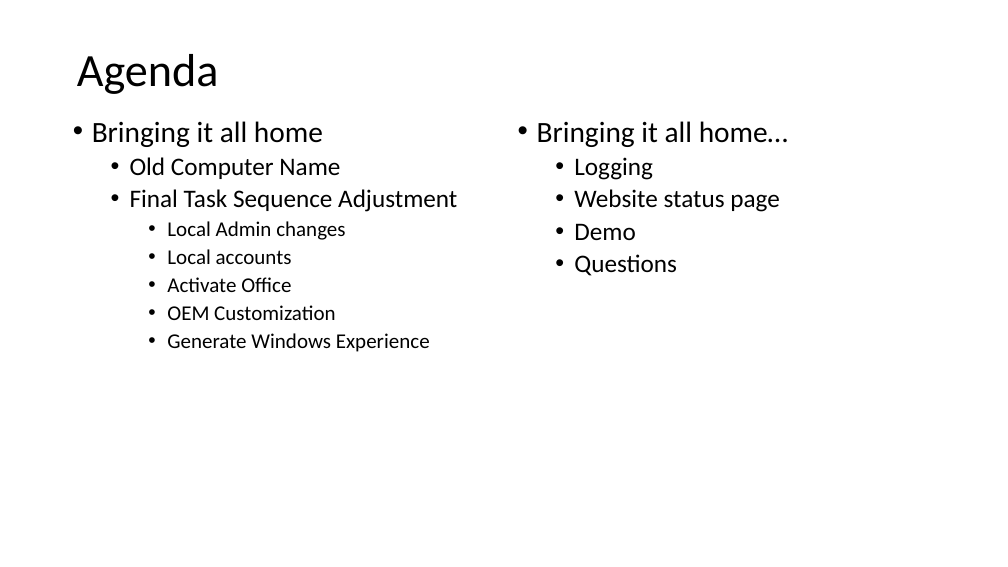
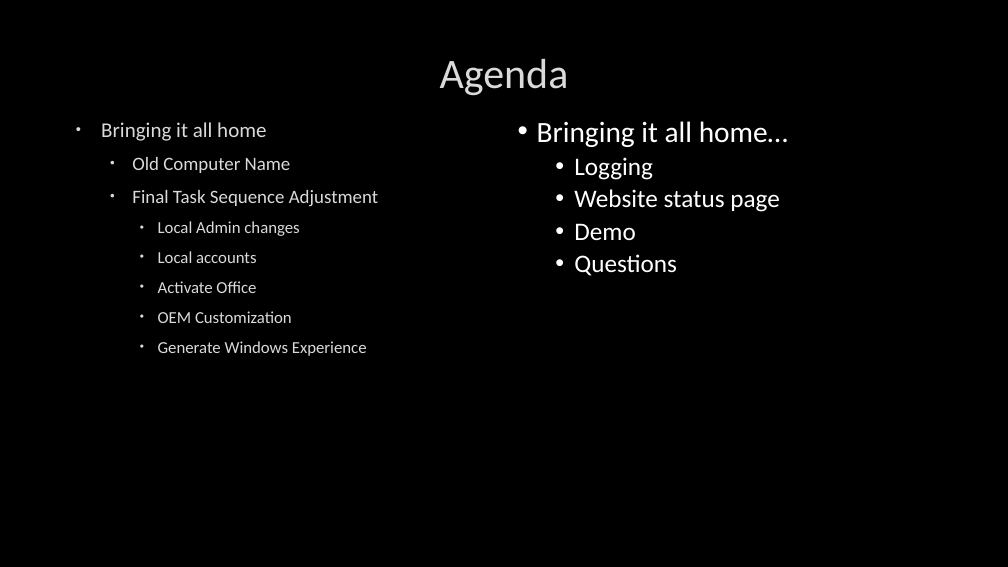
Before and after one commit to fydexx/HECC-2018, a slide deck: slide 2 of Part_02/Section03.pptx. Drawn at 1008x567 pixels with LibreOffice and Linux fonts; fonts in the diff are those of the drawing; background and template pictures are left out. Boxes give left, top, right and bottom in pixels: in the first picture for what was removed or moved away, otherwise in the second. Text is boxed around its words. In the diff, an @@ line names an element or a change of style, - is before the commit and + after.

```diff
--- a/Part_02/Section03.pptx
+++ b/Part_02/Section03.pptx
@@ background #FFFFFF to picture (left out) @@
@@ title "Agenda" at <box>440,59,569,96</box>: size 44 to 40 pt, text colour #000000 to #DADADA, letter outline none to #404040 0.75 pt; alignment left to centre; line spacing 0.9 to 1 @@
@@ text "Bringing it all home" at <box>101,122,378,356</box>: size 28 to 20 pt in "Bringing it all home"; text colour #000000 to #DADADA, letter outline none to #404040 0.75 pt; size 24 to 18 pt in "Old Computer Name", "Final Task Sequence Adjustment"; size 20 to 16 pt in "Local Admin changes", "Local accounts", "Activate Office", "OEM Customization" and 1 more places; indent changed; line spacing 0.9 to 1; more space between paragraphs @@
@@ text "Bringing it all home…" at <box>537,121,788,276</box>: text colour #000000 to #FFFFFF @@
```
Also in this commit, not shown: 13 other slides changed, 1 slide added.
